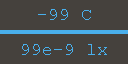
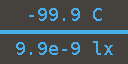
The second 128x64 image is a revision of the first. Changes to its layers:
renamed "-99 C" to "-99.9 C", painted on it over [29, 8, 102, 21]
renamed "99e-9 lx" to "9.9e-9 lx", painted on it over [16, 41, 113, 55]
